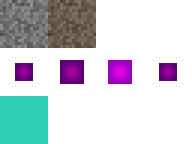
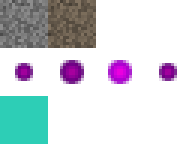
The second 192 × 144 image is a revision of the first. Changes to its layers:
painted on "Layer 6" over box(108, 60, 132, 84)
painted on "Layer 5" over box(60, 60, 84, 84)
painted on "Layer 4 copy 2" over box(159, 63, 177, 81)
painted on "Layer 4" over box(15, 63, 33, 81)
